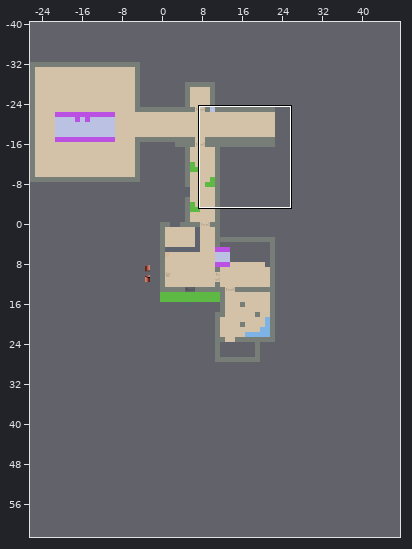
An edit to a level. Tiled map (JSON), public/maps/map.json. Above: a wide view before the commit, with the close-up outlined.
Close-up. First the earlier version:
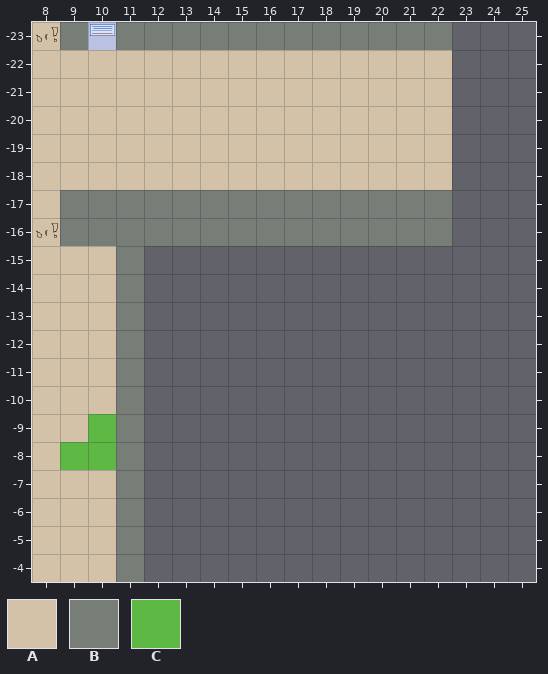
Cells are 64x64 px. Shown: x 8..25, y -23..-4. The commit also changed other parts of the map, which this record leaves out.
Key: from "tileset": A 18, B 19, C 26.
_ is an empty cell.
Layers that did not change in this view are not listed.
Layer "L1/Reality Ground Layer 1" before, first column x 8:
-23 AB_BBBBBBBBBBBB___
-22 AAAAAAAAAAAAAAA___
-21 AAAAAAAAAAAAAAA___
-20 AAAAAAAAAAAAAAA___
-19 AAAAAAAAAAAAAAA___
-18 AAAAAAAAAAAAAAA___
-17 ABBBBBBBBBBBBBB___
-16 ABBBBBBBBBBBBBB___
-15 AAAB______________
-14 AAAB______________
-13 AAAB______________
-12 AAAB______________
-11 AAAB______________
-10 AAAB______________
 -9 AACB______________
 -8 ACCB______________
 -7 AAAB______________
 -6 AAAB______________
 -5 AAAB______________
 -4 AAAB______________
The same view after the edit:
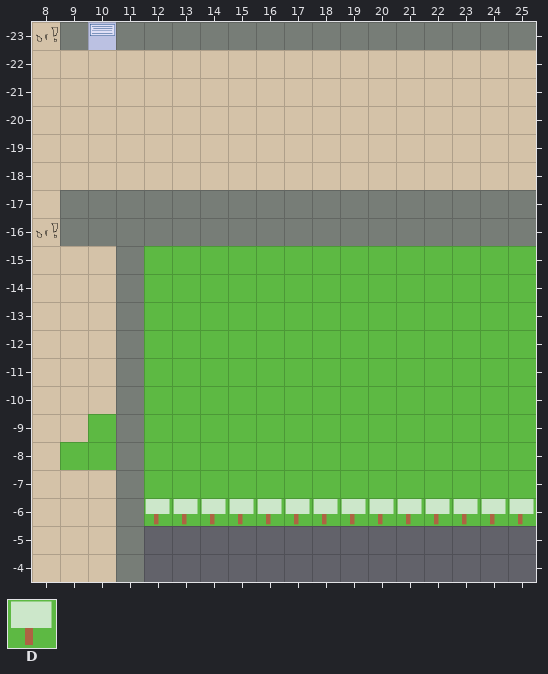
Further tiles: from "tileset": D 25.
Changes in this commit:
Layer "L1/Reality Ground Layer 1":
There is now tile A in rows -22 to -18 at x 23 to 25.
There is now tile B in row -23 at x 23 to 25; in rows -17 to -16 at x 23 to 25.
There is now tile C in rows -15 to -7 at x 12 to 25.
There is now tile D in row -6 at x 12 to 25.
Where, in picture pixels (left, top, right, bottom), the same in both close-ups:
added: (144, 22, 536, 526)
